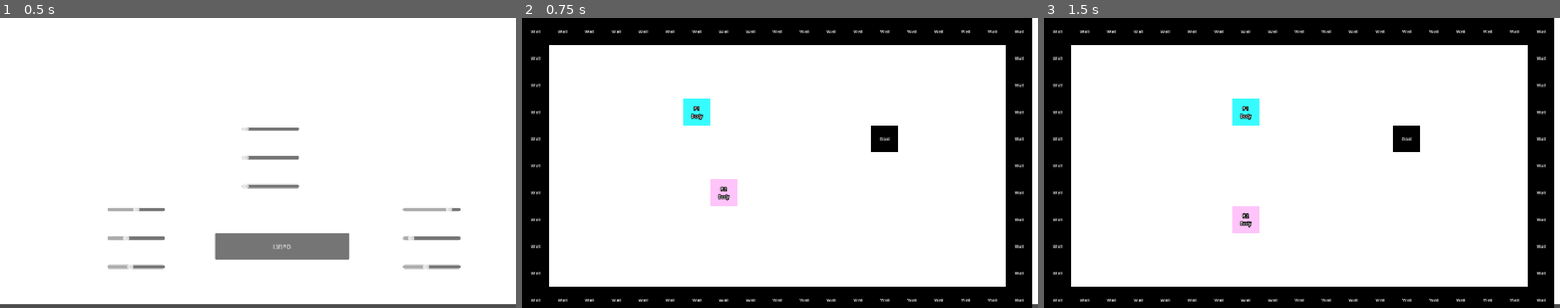
Above: before the commit, frames 1-3 (left to right).
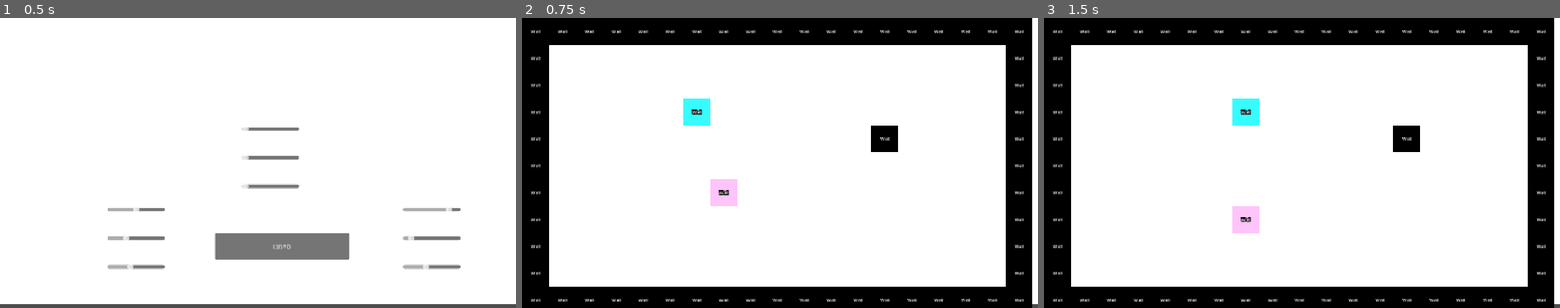
Above: after the commit, the same moments.

Repository: djohoe28/ggj-2026
Game: Godot game, scene res://scenes/game.tscn
Same seed, same stepped clock (60 frames per second), same inputs: the game is played once before the commit and once after it. Sound files missing from this copy of the repository are replaced by a short silence.
Inputs:
- Up to frame 1 (0.5 s): no input
- Up to frame 2 (0.75 s): click "סיימנו" at 0.5 s
- Up to frame 3 (1.5 s): tap Enter at 1.25 s; hold D (p1_right) from 1.28 s (still down); tap Down (p2_down) at 1.35 s

Frame 1 is identical in both runs. In frame 2, 0.2% of the frame differs, in the area x 32-71%, y 30-63%; in frame 3, 0.2%, in the area x 38-71%, y 30-73%.

Commit message:
Enhance entity relationship handling for box interactions
- Updated the _get_relationship_for_pusher function to include a pusher_is_box parameter, allowing boxes to push each other.
- Adjusted movement logic to account for the new relationship checks when interacting with boxes.
- Added a utility function _is_box to determine if the entity is a box type.

Diff:
--- a/scenes/entities/entity.gd
+++ b/scenes/entities/entity.gd
@@ -118,7 +118,7 @@
 func apply_from_kind() -> void:
 	var description := entity_kind_to_string(entity_kind)
 	name = description
-	$Label.text = description.replace(" ", "\n")
+	# $Label.text = description.replace(" ", "\n")
 	# Collision layers: 1=P1, 2=P2, 3=Solid. All entities on layer 3.
 	for i in range(1, 4):
 		set_collision_layer_value(i, true)
@@ -180,15 +180,20 @@
 		Globals.unregister_entity(get_map_coords())
 
 ## Returns this entity's effective relationship for the given pusher (1 = Blue/P1, 2 = Red/P2).
-func _get_relationship_for_pusher(pusher_player_id: int) -> _Relationship:
+## When pusher_is_box is true, P1_BOX and P2_BOX are always MOVABLE (boxes can push each other).
+func _get_relationship_for_pusher(pusher_player_id: int, pusher_is_box: bool = false) -> _Relationship:
 	match entity_kind:
 		EntityKind.WALL:
 			return _Relationship.IMMOVABLE
 		EntityKind.BOX:
 			return _Relationship.MOVABLE
 		EntityKind.P1_BOX:
+			if pusher_is_box:
+				return _Relationship.MOVABLE
 			return _Relationship.MOVABLE if pusher_player_id == 1 else _Relationship.IMMOVABLE
 		EntityKind.P2_BOX:
+			if pusher_is_box:
+				return _Relationship.MOVABLE
 			return _Relationship.IMMOVABLE if pusher_player_id == 1 else _Relationship.MOVABLE
 		EntityKind.P1_BODY:
 			return _Relationship.CONTROLLED if pusher_player_id == 1 else _Relationship.IMMOVABLE
@@ -238,7 +243,7 @@
 	if neighbor == null:
 		return false  # Hit non-Entity (e.g. tilemap collision)
 
-	var rel := neighbor._get_relationship_for_pusher(pusher_player_id)
+	var rel := neighbor._get_relationship_for_pusher(pusher_player_id, _is_box())
 	# GOAL: Only Players (CONTROLLED) can move into Goals. Boxes cannot.
 	if rel == _Relationship.GOAL:
 		return _is_controlled()
@@ -264,11 +269,11 @@
 	var my_coords := get_map_coords()
 	var new_coords := layer.get_neighbor_cell(my_coords, direction)
 	var neighbor := Globals.get_entity_at(new_coords) as Entity
-	var neighbor_is_goal := neighbor != null and neighbor._get_relationship_for_pusher(Globals.pusher_player_id) == _Relationship.GOAL
+	var neighbor_is_goal := neighbor != null and neighbor._get_relationship_for_pusher(Globals.pusher_player_id, _is_box()) == _Relationship.GOAL
 	var is_moving_into_goal := neighbor_is_goal and _is_controlled()
 
 	# Push MOVABLE neighbor first (recursive chain: farthest entity moves first)
-	if neighbor != null and neighbor._get_relationship_for_pusher(Globals.pusher_player_id) == _Relationship.MOVABLE:
+	if neighbor != null and neighbor._get_relationship_for_pusher(Globals.pusher_player_id, _is_box()) == _Relationship.MOVABLE:
 		var success := await neighbor.move(direction)
 		if not success:
 			if _is_controlled():
@@ -323,7 +328,7 @@
 		var my_coords := get_map_coords()
 		var new_coords := layer.get_neighbor_cell(my_coords, cell_dir)
 		var neighbor := Globals.get_entity_at(new_coords) as Entity
-		if neighbor != null and neighbor != self and neighbor._get_relationship_for_pusher(pusher_player_id) == _Relationship.MOVABLE:
+		if neighbor != null and neighbor != self and neighbor._get_relationship_for_pusher(pusher_player_id, _is_box()) == _Relationship.MOVABLE:
 			pushed.emit(self, neighbor, direction)
 
 	return await move(cell_dir)
@@ -378,3 +383,6 @@
 	if escaped:
 		return false
 	return entity_kind == EntityKind.P1_BODY or entity_kind == EntityKind.P2_BODY
+
+func _is_box() -> bool:
+	return entity_kind == EntityKind.BOX or entity_kind == EntityKind.P1_BOX or entity_kind == EntityKind.P2_BOX
